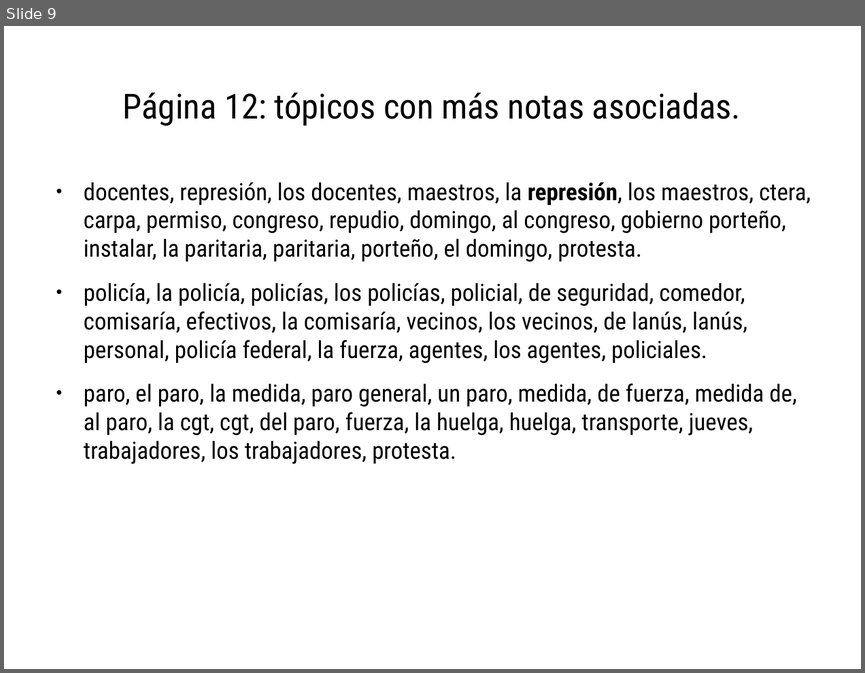
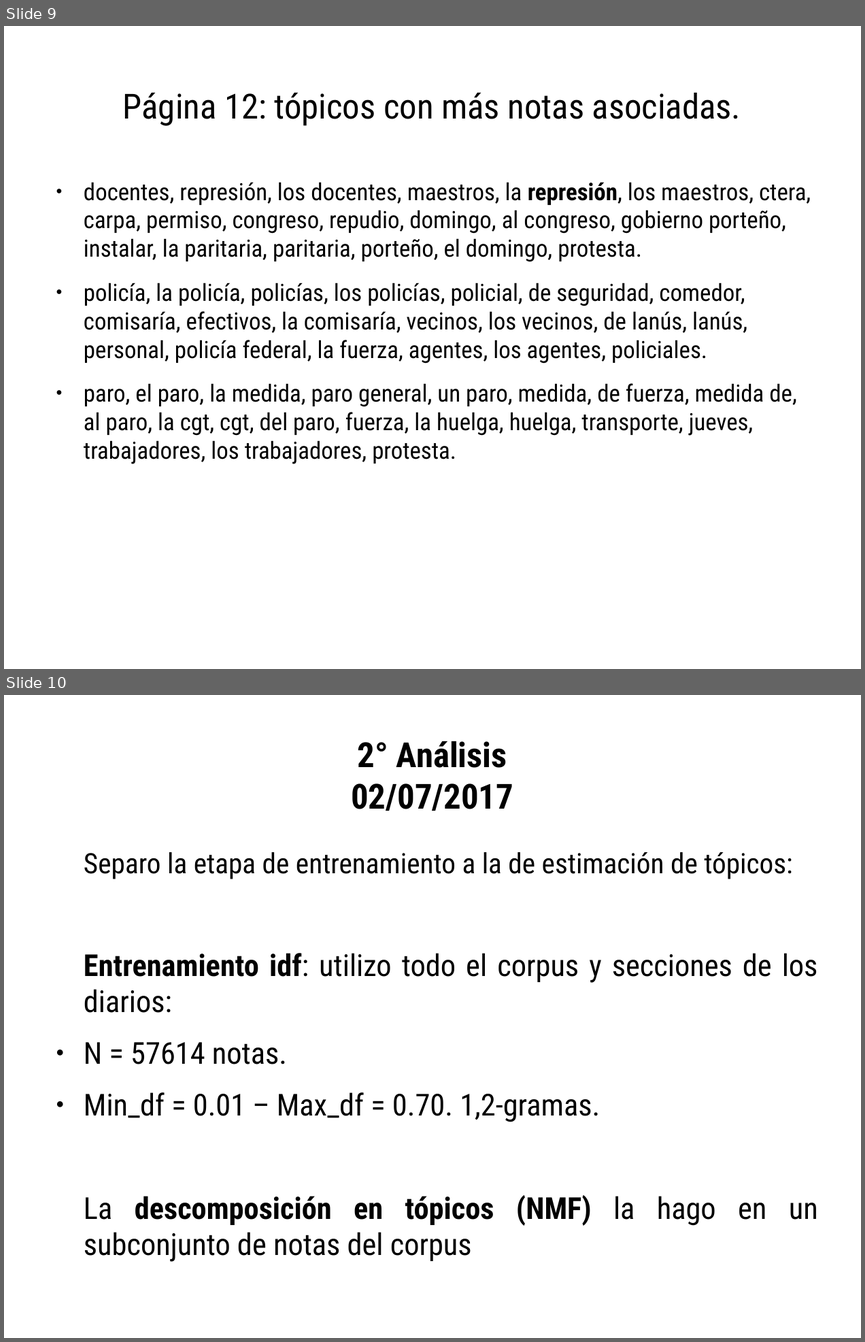
Before and after one commit to spinto88/Analisis_medios, a slide deck: Comparacion_agendas.odp. Shown one above the other, each under a label of ours: slide 9 before the commit, slides 9 and 10 after it. The pictures are 865x673 and 865x1342 pixels, drawn with LibreOffice and Linux fonts; fonts in the diff are those of the drawing. Boxes give left, top, right and bottom in pixels: in the first picture for what was removed or moved away, otherwise in the second. Text is boxed around its words. In the diff, an @@ line names an element or a change of style, - is before the commit and + after.

```diff
--- a/Comparacion_agendas.odp
+++ b/Comparacion_agendas.odp
@@ slide 10 added at (4,695,861,1338), background #FFFFFF @@
@@ title added at (351,741,513,811), 32 pt, text #000000, bold @@
+2° Análisis
+02/07/2017
@@ text added at (84,852,818,1261), 28 pt, text #000000 @@
+Separo la etapa de entrenamiento a la de estimación de tópicos:
+Entrenamiento idf: utilizo todo el corpus y secciones de los diarios:
+● N = 57614 notas.
+● Min_df = 0.01 – Max_df = 0.70. 1,2-gramas.
+La descomposición en tópicos (NMF) la hago en un subconjunto de notas del corpus
```
Also in this commit, not shown: 1 slide changed, 15 other slides added, 9 other files.
